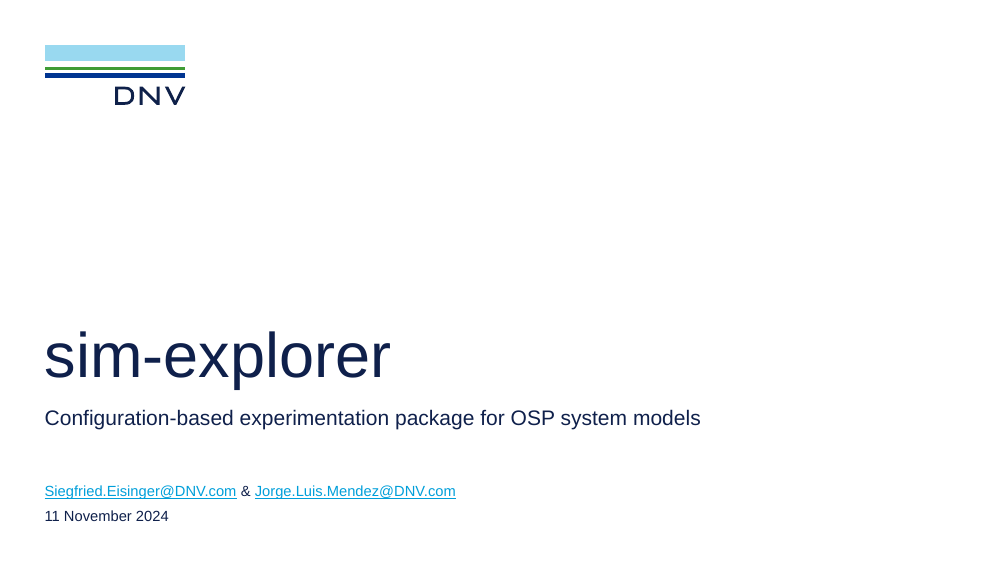
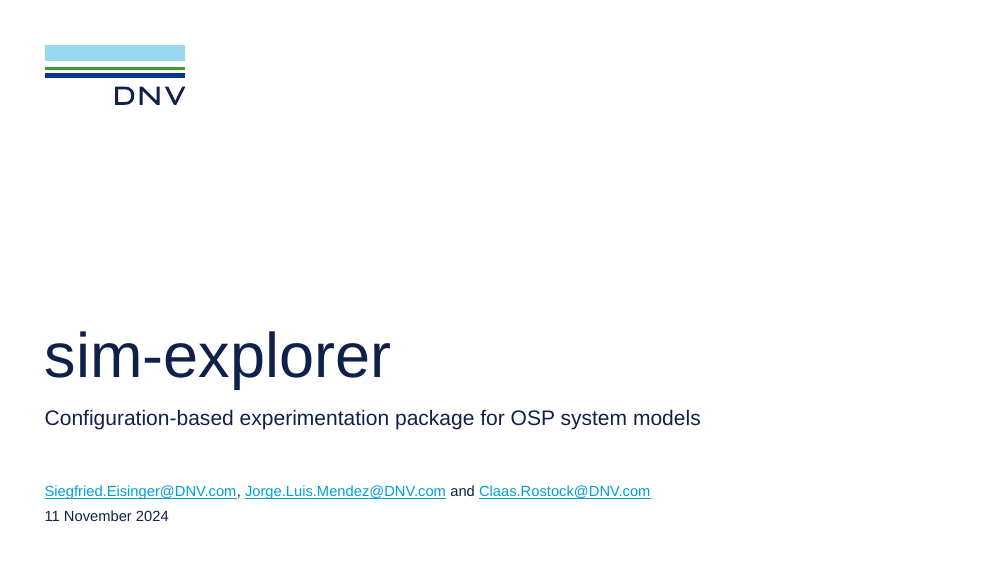
Before and after one commit to dnv-opensource/sim-explorer, a slide deck: slide 1 of docs/source/sim-explorer.pptx. Drawn at 1008x567 pixels with LibreOffice and Linux fonts; fonts in the diff are those of the drawing; background and template pictures are left out. Boxes give left, top, right and bottom in pixels: in the first picture for what was removed or moved away, otherwise in the second. Text is boxed around its words. In the diff, an @@ line names an element or a change of style, - is before the commit and + after.

Commit message:
Added Claas to authors of the presentation

```diff
--- a/docs/source/sim-explorer.pptx
+++ b/docs/source/sim-explorer.pptx
@@ text at [45, 485, 650, 499]: text changed @@
-Siegfried.Eisinger@DNV.com & Jorge.Luis.Mendez@DNV.com
+Siegfried.Eisinger@DNV.com, Jorge.Luis.Mendez@DNV.com and Claas.Rostock@DNV.com
```
Also in this commit, not shown: 1 other slide changed.
